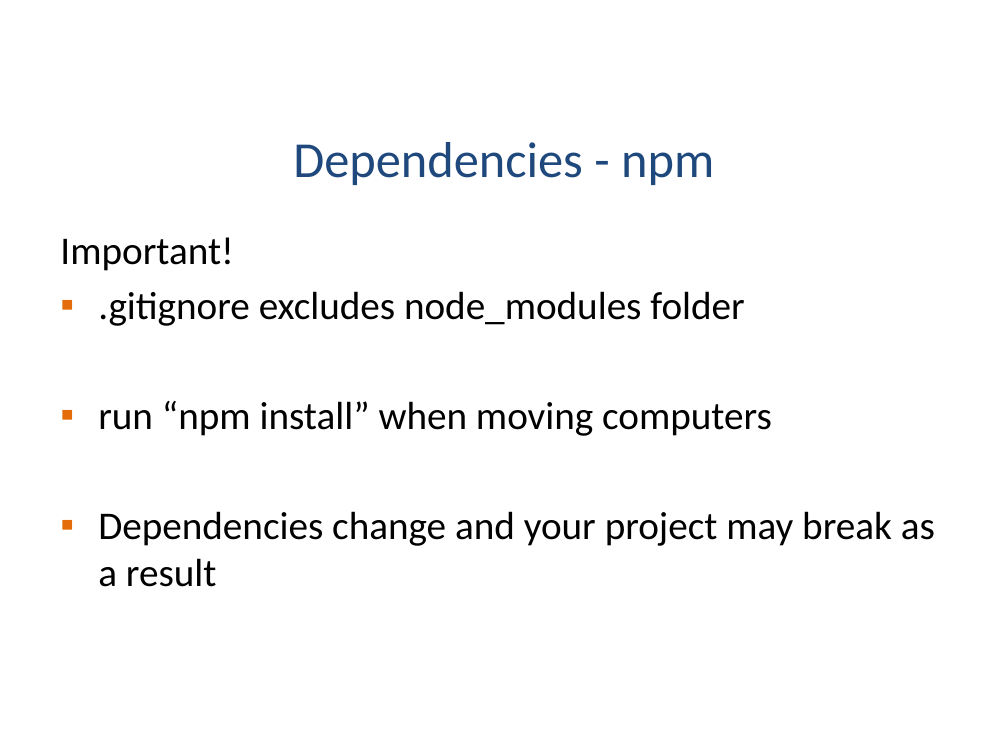
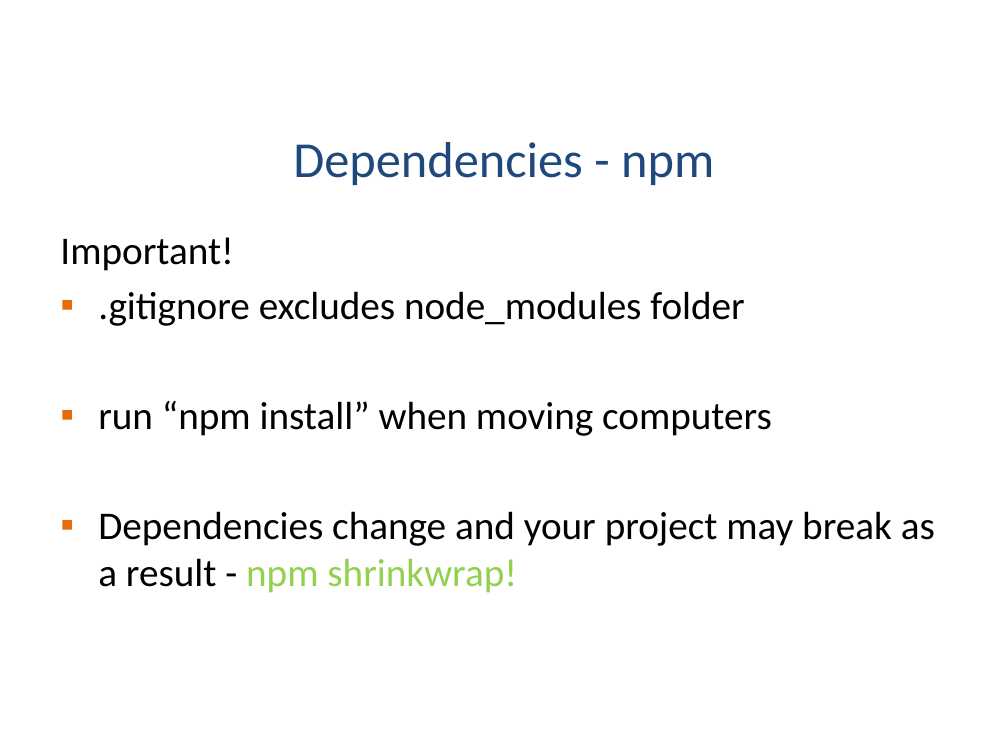
Before and after one commit to KWizCom/SPFxDemo, a slide deck: slide 42 of SPFx ISV Insight.pptx. Drawn at 1008x756 pixels with LibreOffice and Linux fonts; fonts in the diff are those of the drawing; background and template pictures are left out. Boxes give left, top, right and bottom in pixels: in the first picture for what was removed or moved away, otherwise in the second. Text is boxed around its words. In the diff, an @@ line names an element or a change of style, - is before the commit and + after.

```diff
--- a/SPFx ISV Insight.pptx
+++ b/SPFx ISV Insight.pptx
@@ text at box(98, 511, 935, 593): text changed @@
-▪ Dependencies change and your project may break as a result
+▪ Dependencies change and your project may break as a result - npm shrinkwrap!
```
Also in this commit, not shown: 11 other slides changed.
